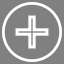
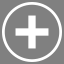
Comparing the layer stacks of the two w=64, h=64 images. Changes:
painted on "Add 1" over [18, 18, 46, 46]
